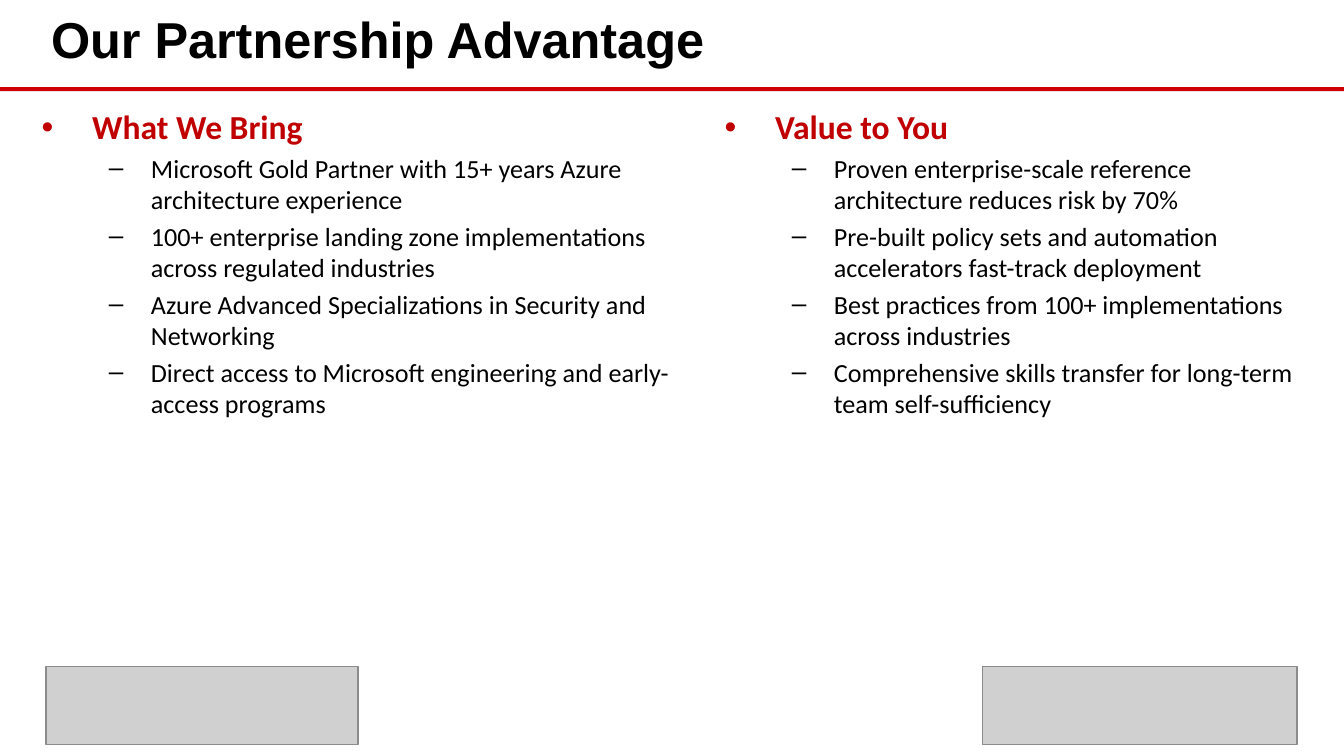
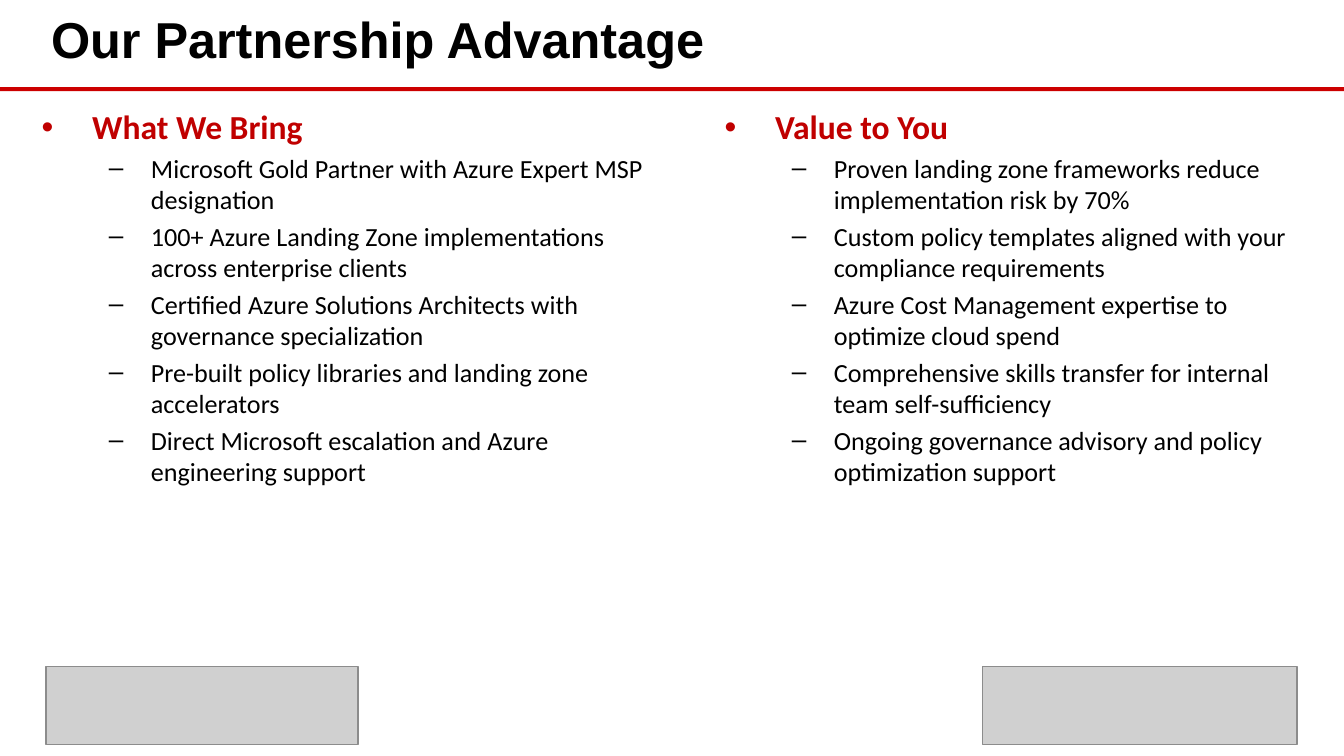
Before and after one commit to eoframework/solutions, a slide deck: slide 8 of solutions/azure/cloud/enterprise-landing-zone/presales/solution-briefing.pptx (slide 7 before the commit). Drawn at 1344x756 pixels with LibreOffice and Linux fonts; fonts in the diff are those of the drawing; grey boxes stand for pictures; background and template pictures are left out. Boxes give left, top, right and bottom in pixels: in the first picture for what was removed or moved away, otherwise in the second. Text is boxed around its words. In the diff, an @@ line names an element or a change of style, - is before the commit and + after.

Commit message:
Add Engagement Scope slides with solution-specific scope for Azure solutions
- Document Intelligence: IDP scope (document types, AI/ML complexity, accuracy)
- Enterprise Landing Zone: Landing zone scope (management groups, subscriptions, policies)
- Sentinel SIEM: Security scope (data connectors, analytics rules, log ingestion)
- DevOps Enterprise Platform: DevOps scope (repositories, pipelines, deployments)
- Virtual Desktop: AVD scope (host pools, app groups, user profiles)
- Virtual WAN Global: Network scope (WAN hubs, VPN connections, bandwidth)
- Updated LOE CSVs with proper SCOPE ASSUMPTIONS structure for Doc Intel and Landing Zone
- Regenerated all 6 PPTX files with 11-slide structure including Engagement Scope

```diff
--- a/solutions/azure/cloud/enterprise-landing-zone/presales/solution-briefing.pptx
+++ b/solutions/azure/cloud/enterprise-landing-zone/presales/solution-briefing.pptx
@@ text at [151,160,643,486]: text changed @@
-  – Microsoft Gold Partner with 15+ years Azure architecture experience
-  – 100+ enterprise landing zone implementations across regulated industries
-  – Azure Advanced Specializations in Security and Networking
-  – Direct access to Microsoft engineering and early-access programs
+  – Microsoft Gold Partner with Azure Expert MSP designation
+  – 100+ Azure Landing Zone implementations across enterprise clients
+  – Certified Azure Solutions Architects with governance specialization
+  – Pre-built policy libraries and landing zone accelerators
+  – Direct Microsoft escalation and Azure engineering support
@@ text at [834,160,1285,486]: text changed @@
-  – Proven enterprise-scale reference architecture reduces risk by 70%
-  – Pre-built policy sets and automation accelerators fast-track deployment
-  – Best practices from 100+ implementations across industries
-  – Comprehensive skills transfer for long-term team self-sufficiency
+  – Proven landing zone frameworks reduce implementation risk by 70%
+  – Custom policy templates aligned with your compliance requirements
+  – Azure Cost Management expertise to optimize cloud spend
+  – Comprehensive skills transfer for internal team self-sufficiency
+  – Ongoing governance advisory and policy optimization support
```
Also in this commit, not shown: 8 other slides changed, 1 slide added, 13 other files.
